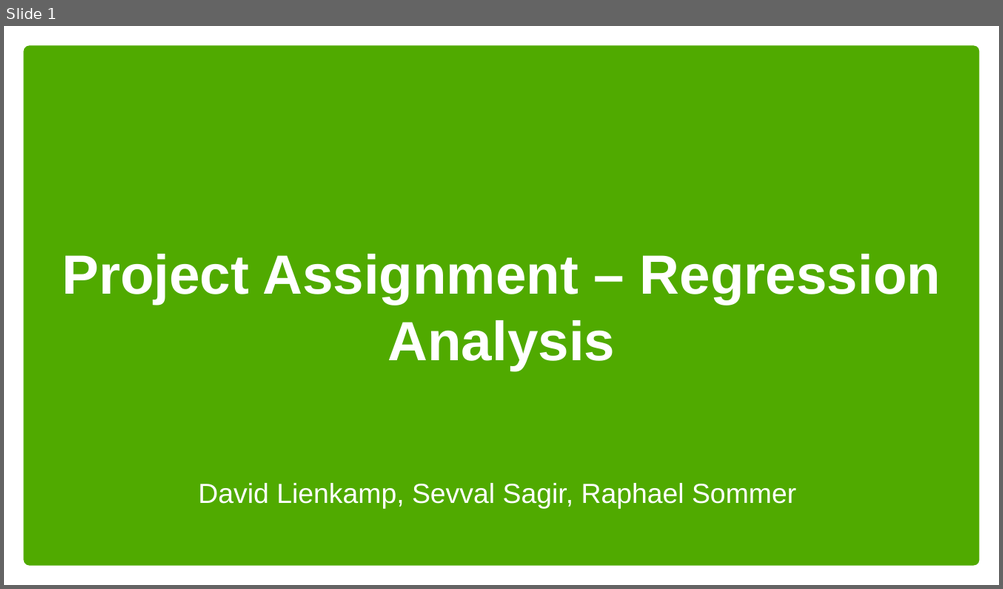
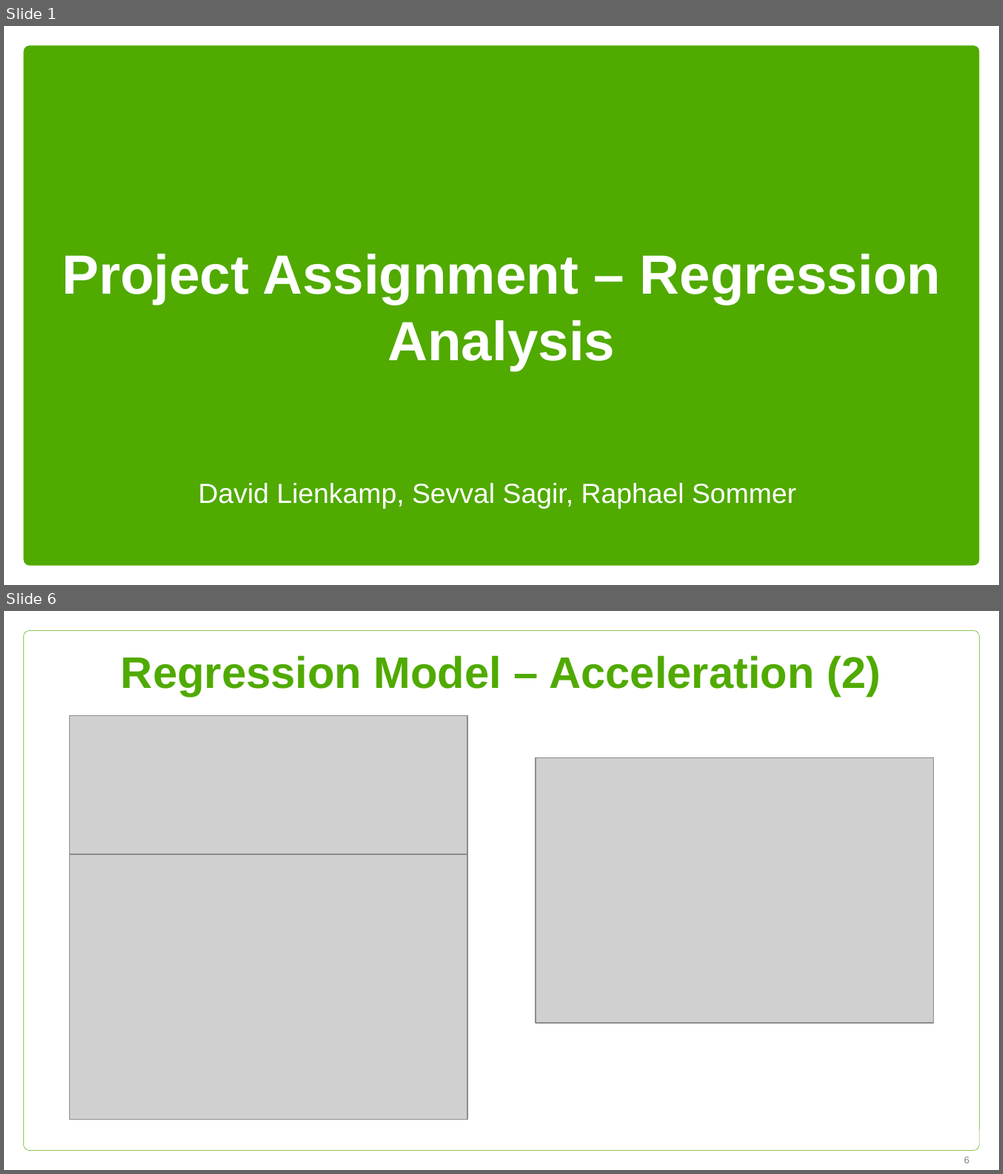
Before and after one commit to sevvalsagir/MA213B-Seminar-2, a slide deck: Project Assignment - Regression Analysis.pptx. Shown one above the other, each under a label of ours: slide 1 before the commit, slides 1 and 6 after it; the slides between them are not shown. The pictures are 1003x589 and 1003x1174 pixels, drawn with LibreOffice and Linux fonts; fonts in the diff are those of the drawing; grey boxes stand for pictures; background and template pictures are left out. Boxes give left, top, right and bottom in pixels: in the first picture for what was removed or moved away, otherwise in the second. Text is boxed around its words. In the diff, an @@ line names an element or a change of style, - is before the commit and + after.

```diff
--- a/Project Assignment - Regression Analysis.pptx
+++ b/Project Assignment - Regression Analysis.pptx
@@ slide 6 added at [4, 611, 999, 1170], background #FFFFFF @@
@@ rounded rectangle added at [24, 631, 979, 1151], outline #50AA00 0.25 pt @@
@@ title added at [121, 655, 880, 697], 32 pt, text #50AA00, bold @@
+Regression Model – Acceleration (2)
@@ picture added at [70, 716, 467, 854] @@
@@ picture added at [535, 758, 933, 1024] @@
@@ picture added at [70, 854, 467, 1120] @@
@@ page number added at [964, 1157, 969, 1164], 7 pt, text #808080 @@
+6
```
Also in this commit, not shown: 2 slides changed, 14 other slides added, 8 slides removed, 3 other files.
